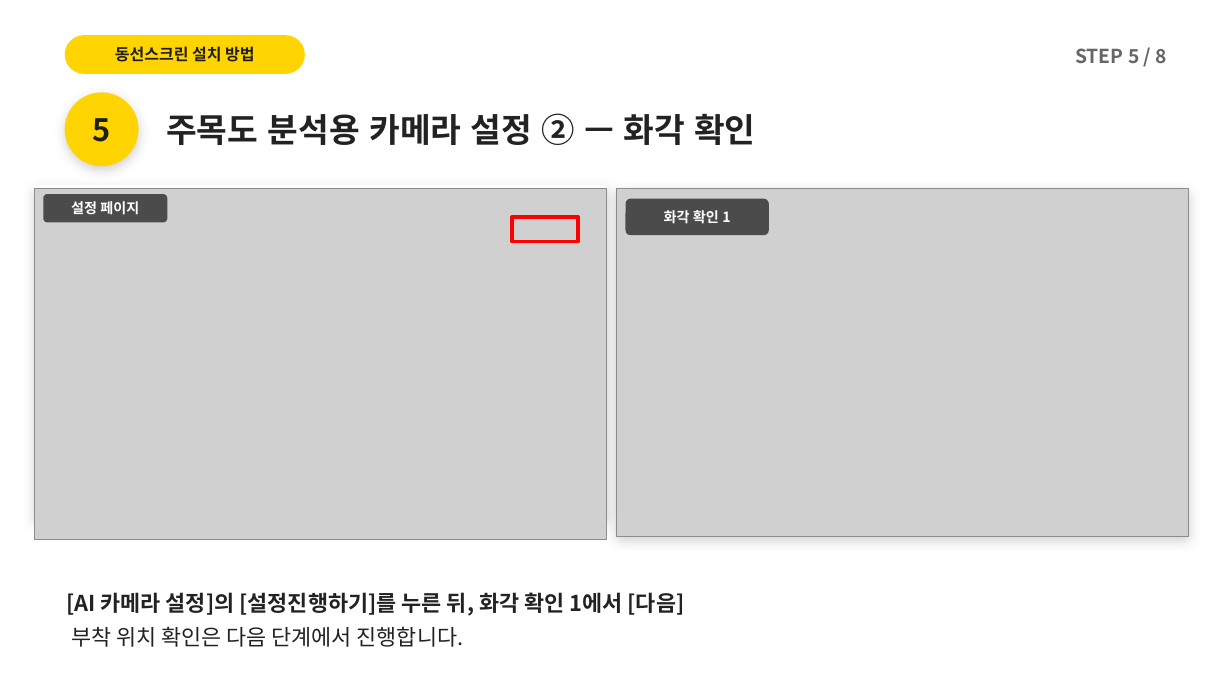
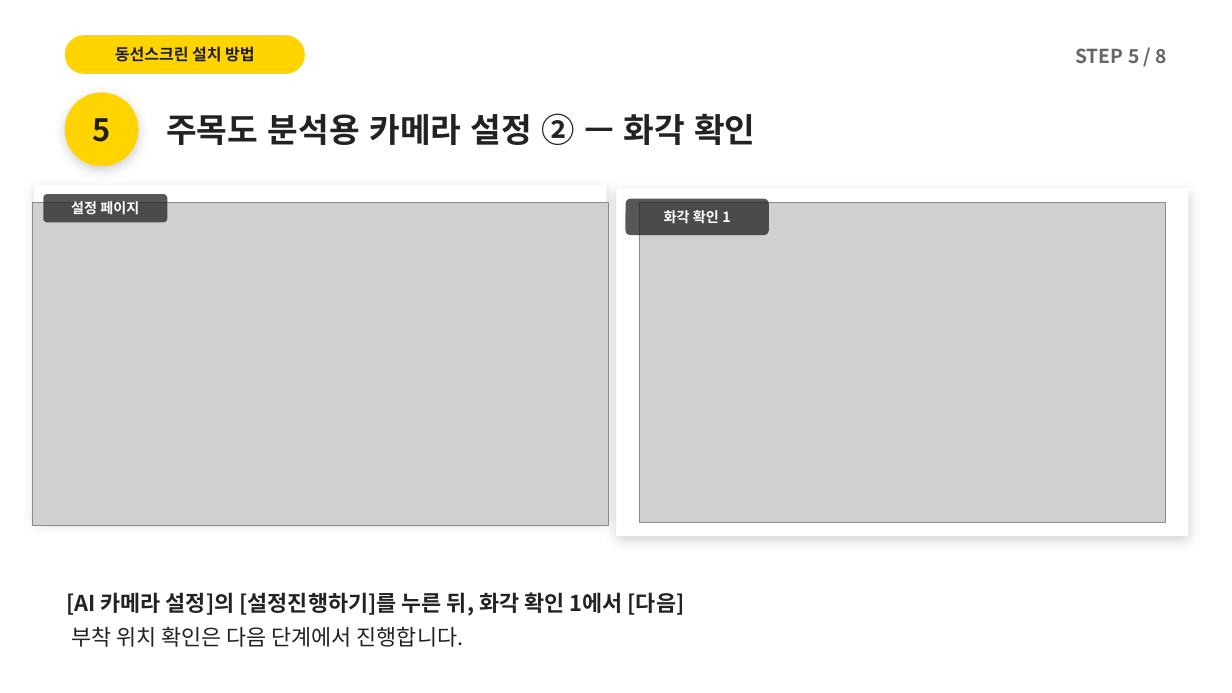
Before and after one commit to alsdn2947/ars, a slide deck: slide 11 of 이마트_AI카메라_설치매뉴얼.pptx. Drawn at 1232x693 pixels with LibreOffice and Linux fonts; fonts in the diff are those of the drawing; grey boxes stand for pictures. Boxes give left, top, right and bottom in pixels: in the first picture for what was removed or moved away, otherwise in the second. Text is boxed around its words. In the diff, an @@ line names an element or a change of style, - is before the commit and + after.

```diff
--- a/이마트_AI카메라_설치매뉴얼.pptx
+++ b/이마트_AI카메라_설치매뉴얼.pptx
@@ picture: place and size @@
-picture at box(34, 189, 607, 540)
+picture at box(32, 202, 608, 526)
@@ picture: place and size @@
-picture at box(616, 189, 1189, 536)
+picture at box(640, 202, 1166, 522)
@@ rectangle removed at box(512, 217, 579, 242) @@
```
Also in this commit, not shown: 8 other slides changed, 1 slide added, 1 other file.
